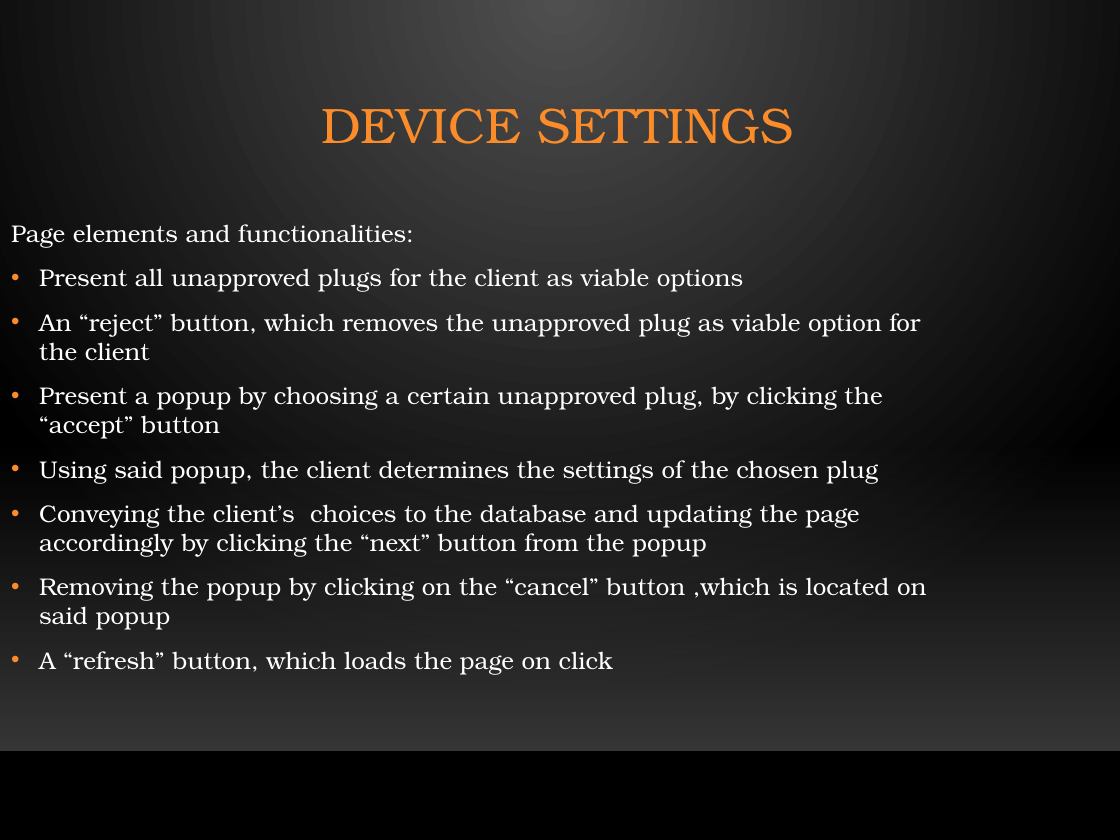
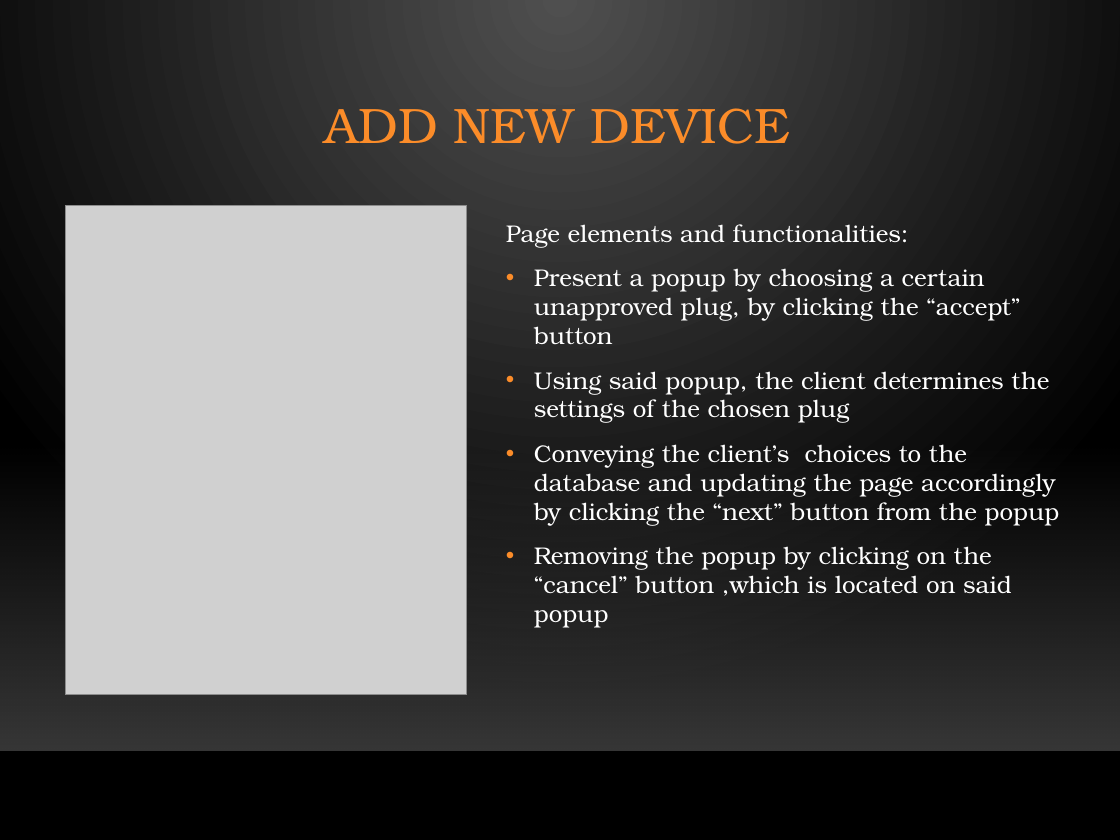
Before and after one commit to Aviel212/SmartSwitch, a slide deck: slide 16 of Project Submission/Presentation/Full Presentation.pptx (slide 17 before the commit). Drawn at 1120x840 pixels with LibreOffice and Linux fonts; fonts in the diff are those of the drawing; grey boxes stand for pictures; background and template pictures are left out. Boxes give left, top, right and bottom in pixels: in the first picture for what was removed or moved away, otherwise in the second. Text is boxed around its words. In the diff, an @@ line names an element or a change of style, - is before the commit and + after.

```diff
--- a/Project Submission/Presentation/Full Presentation.pptx
+++ b/Project Submission/Presentation/Full Presentation.pptx
@@ text at <box>324,108,790,144</box>: text changed @@
-DEVICE SETTINGS
+ADD NEW DEVICE
@@ text "Page elements and functionalities:": place and size @@
-text "Page elements and functionalities:" at <box>11,224,926,675</box>
+text "Page elements and functionalities:" at <box>506,224,1060,628</box>
@@ picture added at <box>65,205,466,694</box> @@
@@ text at <box>39,268,920,361</box>: paragraphs removed @@
-• Present all unapproved plugs for the client as viable options
-• An “reject” button, which removes the unapproved plug as viable option for the client
@@ text at <box>39,651,613,675</box>: paragraph removed @@
-• A “refresh” button, which loads the page on click
```
Also in this commit, not shown: 7 other slides changed, 4 slides added, 6 slides removed.
